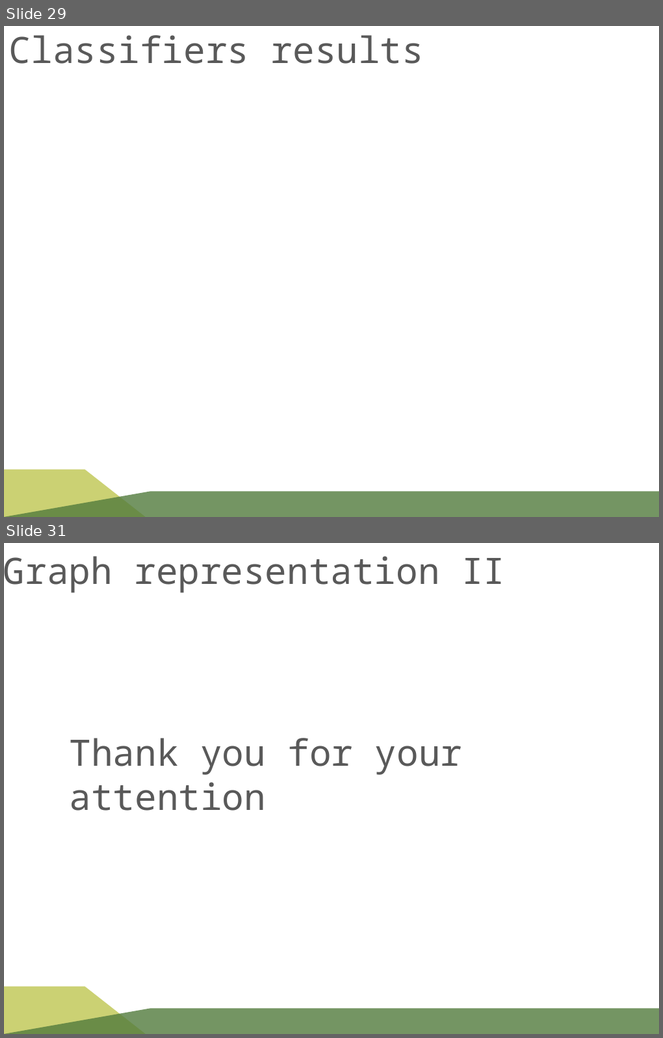
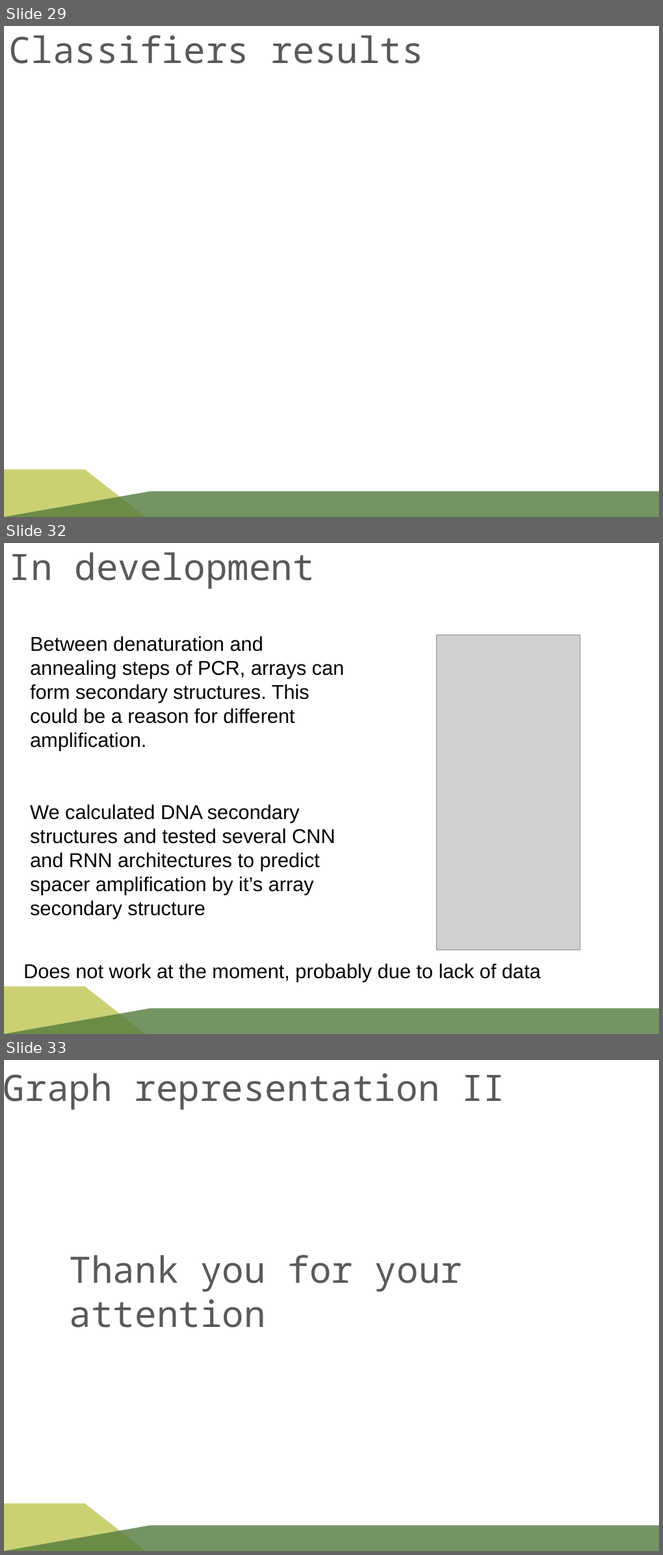
Before and after one commit to rykachevskiy/CRISPR, a slide deck: SK-MIT-CRISPR.odp. Shown one above the other, each under a label of ours: slides 29 and 31 before the commit, slides 29, 32 and 33 after it; the slides between them are not shown. The pictures are 663x1038 and 663x1555 pixels, drawn with LibreOffice and Linux fonts; fonts in the diff are those of the drawing; grey boxes stand for pictures; background and template pictures are left out. Boxes give left, top, right and bottom in pixels: in the first picture for what was removed or moved away, otherwise in the second. Text is boxed around its words. In the diff, an @@ line names an element or a change of style, - is before the commit and + after.

```diff
--- a/SK-MIT-CRISPR.odp
+++ b/SK-MIT-CRISPR.odp
@@ slide 32 added at (4, 543, 659, 1034), background #FFFFFF; not listed: 2 template elements that a slide beside it also shows @@
@@ text added at (9, 552, 315, 589), 40 pt, text #595959 @@
+In development
@@ text added at (30, 636, 345, 919), 22 pt, text #000000 @@
+Between denaturation and annealing steps of PCR, arrays can form secondary structures. This could be a reason for different amplification.
+We calculated DNA secondary structures and tested several CNN and RNN architectures to predict spacer amplification by it’s array secondary structure
@@ picture added at (436, 635, 581, 950) @@
@@ text added at (24, 964, 541, 982), 22 pt, text #000000 @@
+Does not work at the moment, probably due to lack of data
@@ what was slide 31 is now slide 33 @@
```
Also in this commit, not shown: 2 slides changed, 1 other slide added, 2 other files.
